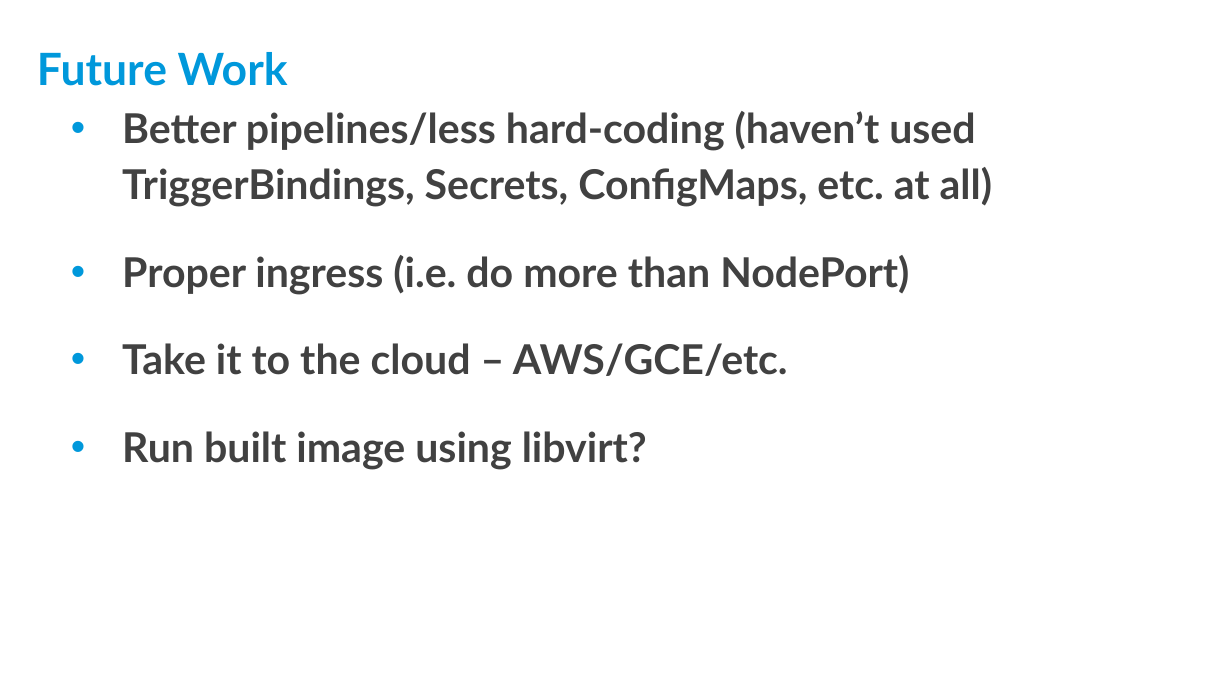
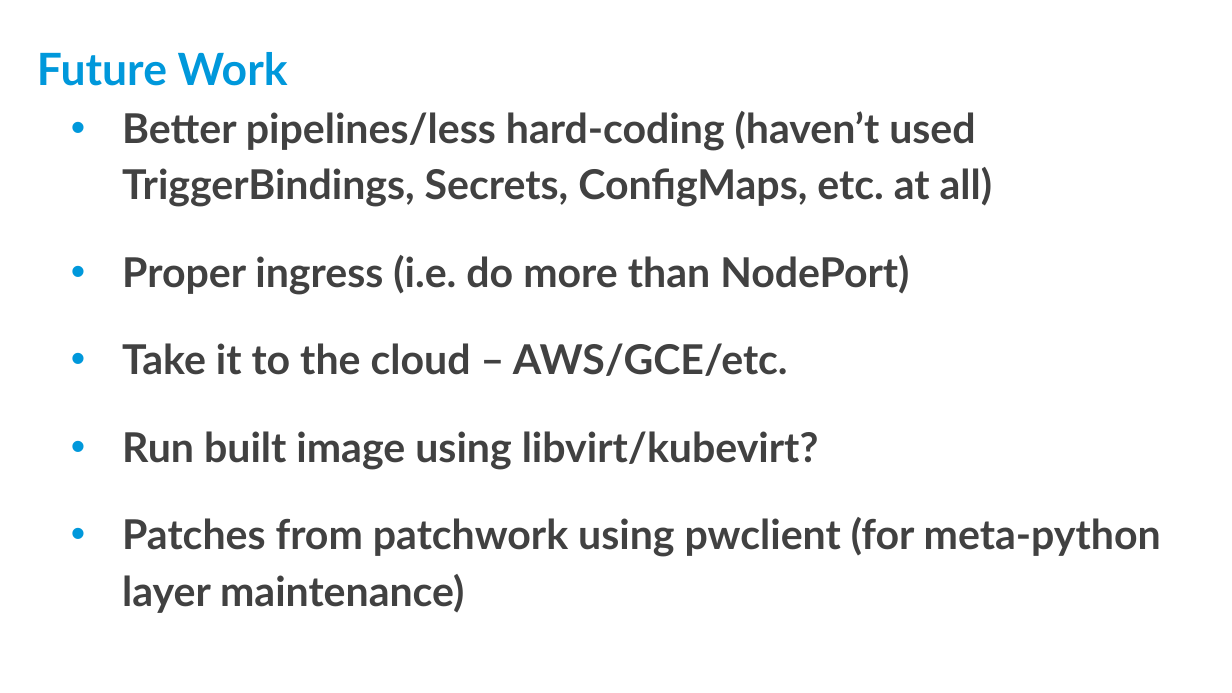
Before and after one commit to threexc/yocto-tekton, a slide deck: slide 32 of yddtalk/YP_DevDay_k8s_tekton.odp (slide 31 before the commit). Drawn at 1232x693 pixels with LibreOffice and Linux fonts; fonts in the diff are those of the drawing; background and template pictures are left out. Boxes give left, top, right and bottom in pixels: in the first picture for what was removed or moved away, otherwise in the second. Text is boxed around its words. In the diff, an @@ line names an element or a change of style, - is before the commit and + after.

```diff
--- a/yddtalk/YP_DevDay_k8s_tekton.odp
+++ b/yddtalk/YP_DevDay_k8s_tekton.odp
@@ text at [122, 431, 1161, 613]: text changed @@
-• Run built image using libvirt?
+• Run built image using libvirt/kubevirt?
+• Patches from patchwork using pwclient (for meta-python layer maintenance)
```
Also in this commit, not shown: 2 other slides changed, 1 slide added.
